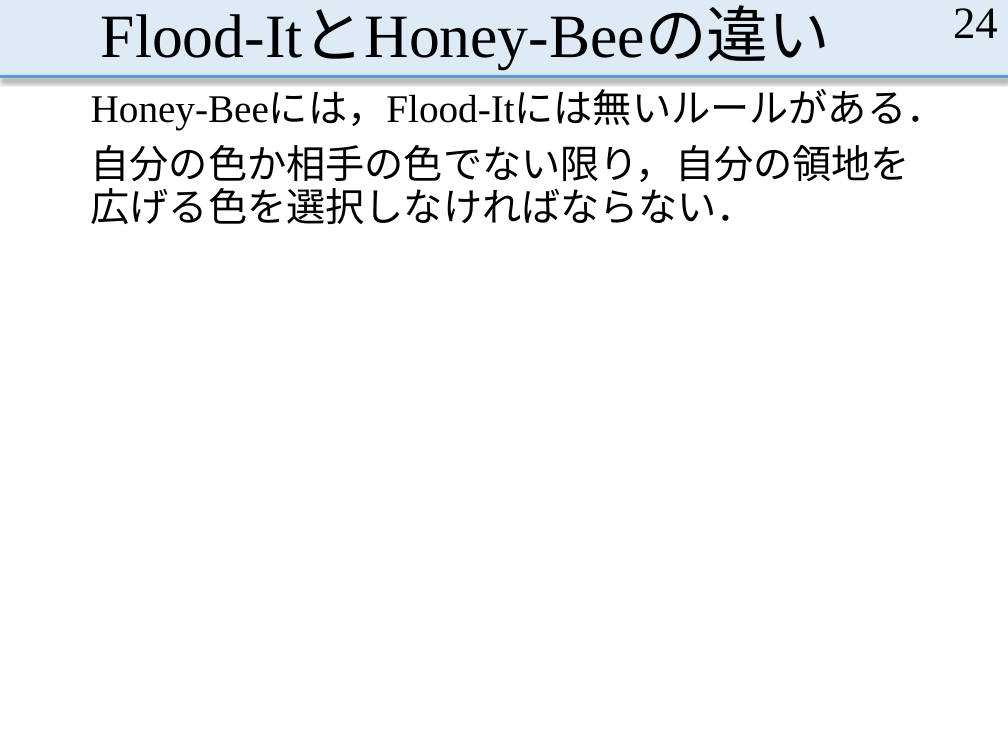
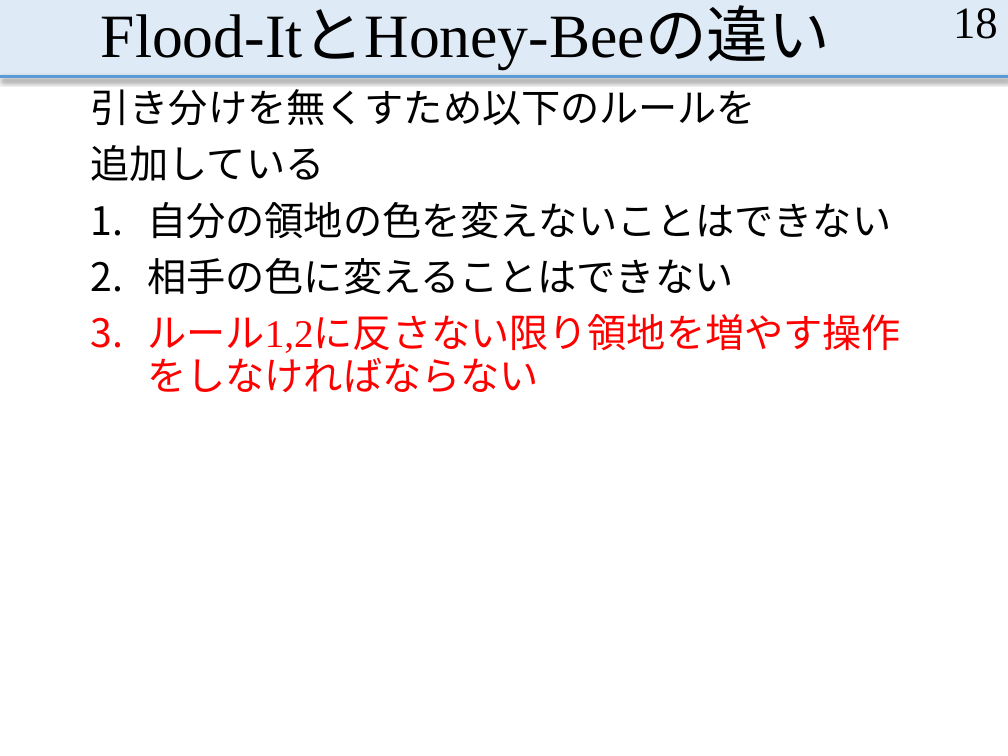
Before and after one commit to MasayaOda/SR, a slide deck: slide 18 of 中間発表1210.pptx (slide 24 before the commit). Drawn at 1008x756 pixels with LibreOffice and Linux fonts; fonts in the diff are those of the drawing. Boxes give left, top, right and bottom in pixels: in the first picture for what was removed or moved away, otherwise in the second. Text is boxed around its words. In the diff, an @@ line names an element or a change of style, - is before the commit and + after.

```diff
--- a/中間発表1210.pptx
+++ b/中間発表1210.pptx
@@ page number at bbox=[953, 8, 998, 39]: text changed @@
-24
+18
@@ text at bbox=[91, 82, 901, 359]: text changed @@
-Honey-Beeには，Flood-Itには無いルールがある．
-自分の色か相手の色でない限り，自分の領地を広げる色を選択しなければならない．
+引き分けを無くすため以下のルールを
+追加している
+1. 自分の領地の色を変えないことはできない
+2. 相手の色に変えることはできない
+3. ルール1,2に反さない限り領地を増やす操作をしなければならない
```
Also in this commit, not shown: 8 other slides changed, 9 slides added.
